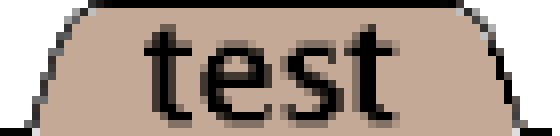
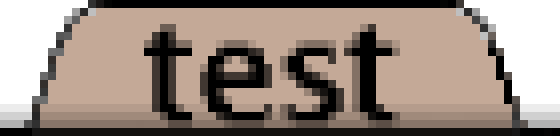
Layered file, before and after one edit (560 × 136). Changes by layer:
added layer "unselected" above "frame" over [0, 104, 560, 136]
painted on "frame" over [552, 128, 560, 136]
